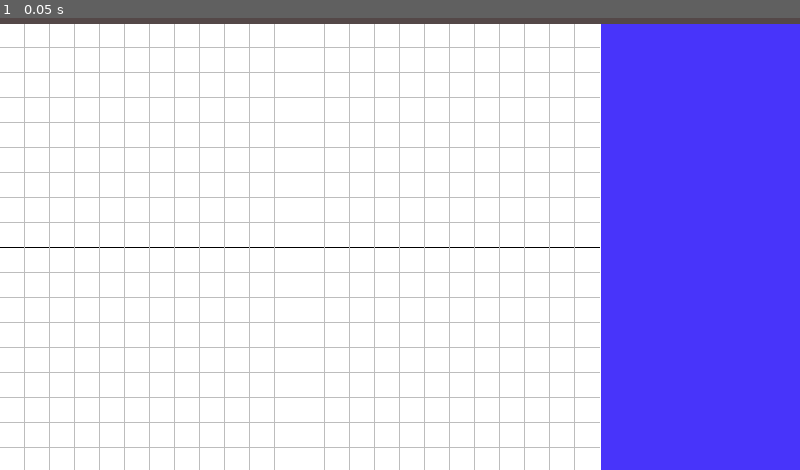
Above: before the commit, frame 1.
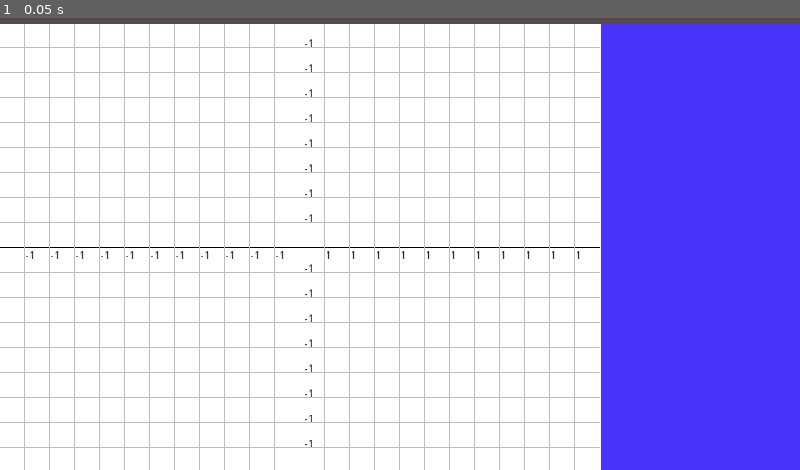
Above: after the commit, the same moment.

Repository: luismariotti1/Geo2D
Game: Godot game, scene res://Main/Main.tscn
Same seed, same stepped clock (60 frames per second), same inputs: the game is played once before the commit and once after it.
Inputs:
- Up to frame 1 (0.05 s): no input

The runs differ from the first frame. In frame 1, 0.2% of the frame differs, in the area x 3-73%, y 4-95%.

Commit message:
static numbers

Diff:
--- a/GUI/Display/Grid/Grid.gd
+++ b/GUI/Display/Grid/Grid.gd
@@ -6,6 +6,8 @@
 var is_clicking = false
 var distX = 0
 var distY = 0
+var label = Label.new()
+var font = label.get_font("")
 
 # Called when the node enters the scene tree for the first time.
 func _ready():
@@ -37,24 +39,28 @@
 		shiftX -= subdivision_distance
 		if shiftX > rect_position.x and shiftX < rect_size.x:
 			draw_line(Vector2(shiftX,rect_position.y), Vector2(shiftX,rect_size.y),sublines_color, 1.0, false)
+			draw_string (font, Vector2(shiftX,axis_center_position.y+15),str("-",1), color, -1)
 
 	shiftX = axis_center_position.x
 	while shiftX < rect_size.x:
 		shiftX += subdivision_distance
 		if shiftX < rect_size.x and shiftX > rect_position.x:
 			draw_line(Vector2(shiftX,rect_position.y), Vector2(shiftX,rect_size.y),sublines_color, 1.0, false)
+			draw_string (font, Vector2(shiftX,axis_center_position.y+15),str(1), color, -1)
 
 	var shiftY = axis_center_position.y
 	while shiftY > rect_position.y:
 		shiftY -= subdivision_distance
 		if shiftY > rect_position.y and shiftY < rect_size.y:
 			draw_line(Vector2(rect_position.x,shiftY), Vector2(rect_size.x,shiftY),sublines_color, 1.0, false)
+			draw_string (font, Vector2(axis_center_position.x+5,shiftY),str("-",1), color, -1)
 
 	shiftY = axis_center_position.y
 	while shiftY < rect_size.y:
 		shiftY += subdivision_distance
 		if shiftY < rect_size.y and shiftY > rect_position.y:
 			draw_line(Vector2(rect_position.x,shiftY), Vector2(rect_size.x,shiftY),sublines_color, 1.0, false)
+			draw_string (font, Vector2(axis_center_position.x+5,shiftY),str("-",1), color, -1)
 
 func create_axis_x():
 	draw_line(Vector2(rect_position.x,axis_center_position.y), Vector2(rect_size.x,axis_center_position.y), color, 1.25, false)
@@ -76,3 +82,5 @@
 	if cand_draw_y():
 		create_axis_y()
 	sub_axis()
+#   Talvez uma possivel forma de manter a resolução
+#	print(get_viewport().size, get_viewport().get_final_transform ( ))
